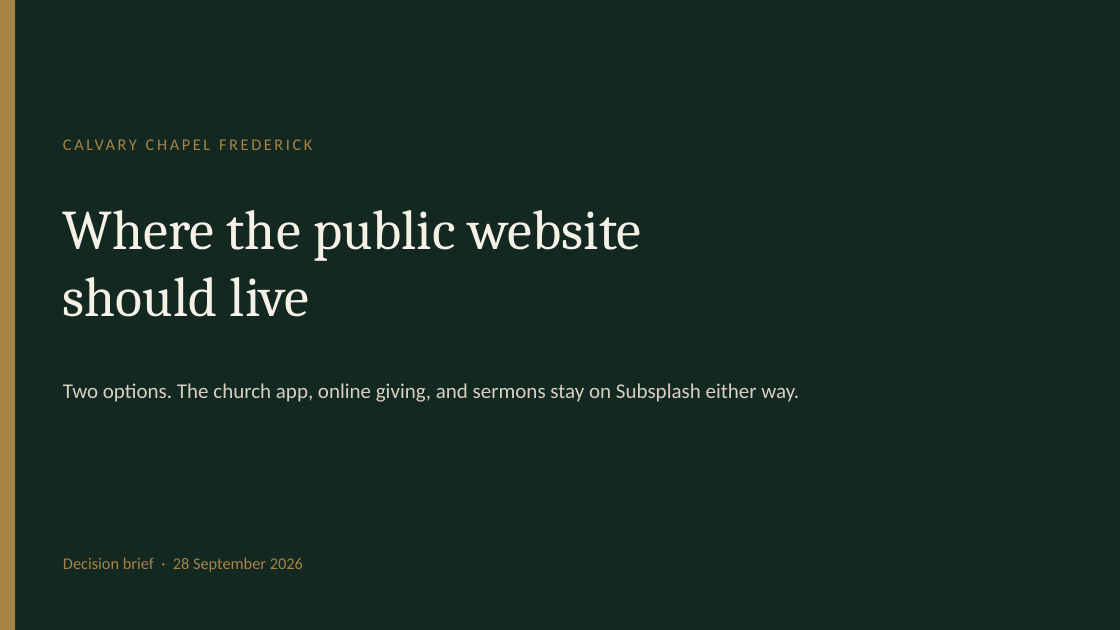
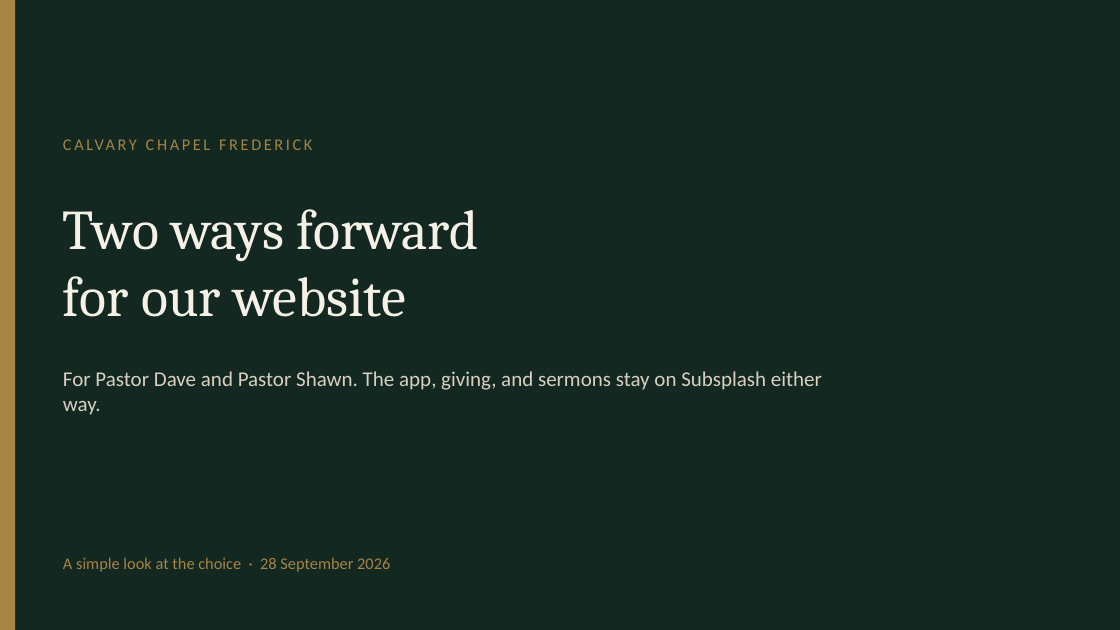
Before and after one commit to NSDQ-160th/calvary-frederick, a slide deck: slide 1 of docs/website-options.pptx. Drawn at 1120x630 pixels with LibreOffice and Linux fonts; fonts in the diff are those of the drawing. Boxes give left, top, right and bottom in pixels: in the first picture for what was removed or moved away, otherwise in the second. Text is boxed around its words. In the diff, an @@ line names an element or a change of style, - is before the commit and + after.

Commit message:
docs: rewrite the website choice for Pastor Dave and Pastor Shawn
The deck now explains Tina and SnapPages in plain language, with the app, giving, and sermons staying on Subsplash either way.

```diff
--- a/docs/website-options.pptx
+++ b/docs/website-options.pptx
@@ text at (63, 209, 478, 317): text changed @@
-Where the public website
-should live
+Two ways forward
+for our website
@@ text at (63, 371, 822, 415): text changed @@
-Two options. The church app, online giving, and sermons stay on Subsplash either way.
+For Pastor Dave and Pastor Shawn. The app, giving, and sermons stay on Subsplash either way.
@@ text at (63, 557, 390, 572): text changed @@
-Decision brief · 28 September 2026
+A simple look at the choice · 28 September 2026
```
Also in this commit, not shown: 7 other slides changed.
